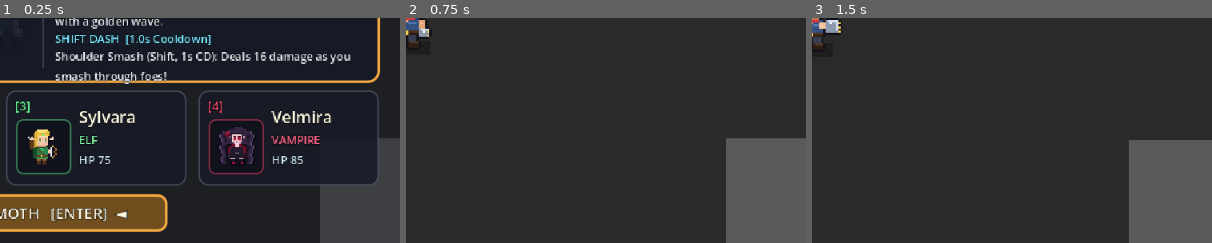
Above: before the commit, frames 1-3 (left to right).
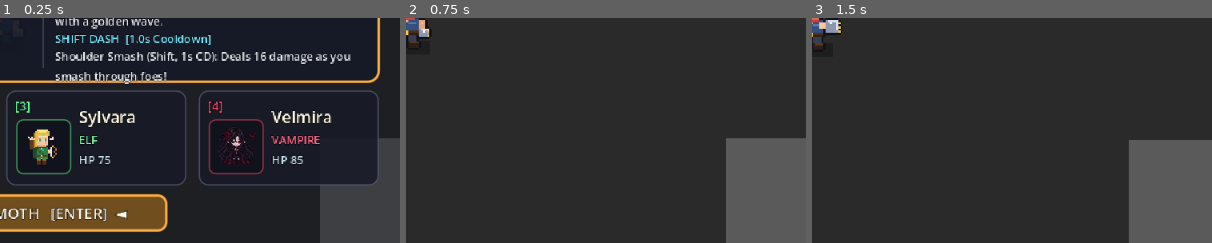
Above: after the commit, the same moments.

Repository: WizardsAcademy/newgame
Game: Godot game, scene res://scenes/main.tscn
The game is run twice, just before and just after one commit, with the same random seed, the same clock (stepped at 60 frames per second) and the same inputs.
Inputs (mouse positions are % of the whole screen's width and height, from its top left):
- Up to frame 1 (0.25 s): no input
- Up to frame 2 (0.75 s): click "► PLAY AS BEHEMOTH [ENTER] ◄" at 0.5 s
- Up to frame 3 (1.5 s): tap Enter at 1.25 s; move the mouse to (72, 45) at 1.27 s; hold D (move_right) from 1.28 s (still down); hold Space (attack) from 1.28 s (still down); click (72, 45) at 1.42 s
The pictures show only the part of the screen within x 50-100%, y 50-100%; the shares and areas given below are measured in that part.

The runs differ from the first frame. In frame 1, 0.8% of the frame differs, in the area x 54-64%, y 48-66%; in frame 2, nothing differs; in frame 3, nothing differs.

Commit message:
Velmira: rebuild from the player's reference at full 96x96
Fourth redesign: the player's own pixel art is embedded as an RLE base
in the generator and recovered at 96x96 (576x96 sheet, same 6-frame
order), instead of a 32x32 redraw. The scene compensates with a 0.28
Visuals scale so her world size and all gameplay numbers are unchanged;
the character-select slicing is now frame-size agnostic. Test suite
30/30 passes with the 576x96 assertion.

Generated by Mistral Vibe.
Co-Authored-By: Mistral Vibe <vibe@mistral.ai>

Diff:
--- a/scenes/player/Shabnam.tscn
+++ b/scenes/player/Shabnam.tscn
@@ -9,27 +9,27 @@
 
 [sub_resource type="AtlasTexture" id="AtlasTexture_frame0"]
 atlas = ExtResource("2_sheet")
-region = Rect2(0, 0, 32, 32)
+region = Rect2(0, 0, 96, 96)
 
 [sub_resource type="AtlasTexture" id="AtlasTexture_frame1"]
 atlas = ExtResource("2_sheet")
-region = Rect2(32, 0, 32, 32)
+region = Rect2(96, 0, 96, 96)
 
 [sub_resource type="AtlasTexture" id="AtlasTexture_frame2"]
 atlas = ExtResource("2_sheet")
-region = Rect2(64, 0, 32, 32)
+region = Rect2(192, 0, 96, 96)
 
 [sub_resource type="AtlasTexture" id="AtlasTexture_frame3"]
 atlas = ExtResource("2_sheet")
-region = Rect2(96, 0, 32, 32)
+region = Rect2(288, 0, 96, 96)
 
 [sub_resource type="AtlasTexture" id="AtlasTexture_frame4"]
 atlas = ExtResource("2_sheet")
-region = Rect2(128, 0, 32, 32)
+region = Rect2(384, 0, 96, 96)
 
 [sub_resource type="AtlasTexture" id="AtlasTexture_frame5"]
 atlas = ExtResource("2_sheet")
-region = Rect2(160, 0, 32, 32)
+region = Rect2(480, 0, 96, 96)
 
 [sub_resource type="Animation" id="Animation_idle"]
 resource_name = "idle"
@@ -116,14 +116,14 @@
 shape = SubResource("RectangleShape2D_body")
 
 [node name="Visuals" type="Sprite2D" parent="."]
-scale = Vector2(0.85, 0.85)
+scale = Vector2(0.28, 0.28)
 texture = SubResource("AtlasTexture_frame0")
 
 [node name="Shadow" type="Sprite2D" parent="Visuals"]
 show_behind_parent = true
 modulate = Color(0, 0, 0, 0.26)
-position = Vector2(0, 14)
-scale = Vector2(1.35, 0.36)
+position = Vector2(0, 42)
+scale = Vector2(4.1, 1.1)
 texture = ExtResource("3_white")
 
 [node name="Dust" type="CPUParticles2D" parent="."]
--- a/scripts/ui/character_select_menu.gd
+++ b/scripts/ui/character_select_menu.gd
@@ -117,16 +117,20 @@
 	subtitle.name = "Subtitle"
 	add_child(subtitle)
 
-	# Slice 32x32 spritesheets once for all 4 heroes
+	# Slice hero spritesheets once for all 4 heroes. The frame width is
+	# derived from the sheet itself, so heroes may mix frame sizes
+	# (e.g. Velmira is 6 x 96 px while the others are 6 x 32 px).
 	for i in CharacterRegistry.CHARACTERS.size():
 		var entry: Dictionary = CharacterRegistry.CHARACTERS[i]
 		var sheet: Texture2D = load(entry["sheet_path"])
 		var fcount: int = int(entry.get("frame_count", 6))
+		var fw: float = float(sheet.get_width()) / float(maxi(fcount, 1))
+		var fh: float = float(sheet.get_height())
 		var frames: Array[AtlasTexture] = []
 		for f in range(fcount):
 			var at := AtlasTexture.new()
 			at.atlas = sheet
-			at.region = Rect2(float(f * 32), 0.0, 32.0, 32.0)
+			at.region = Rect2(float(f) * fw, 0.0, fw, fh)
 			frames.append(at)
 		_atlas_frames.append(frames)
 
--- a/tests/heroes_and_dash_test.gd
+++ b/tests/heroes_and_dash_test.gd
@@ -1,6 +1,6 @@
 extends Node
 ## Headless verification suite for:
-##   1. High-detail 32x32 hero spritesheets & renamed roster (Behemoth, Knight, Sylvara, Velmira)
+##   1. High-detail hero spritesheets & renamed roster (Behemoth, Knight, Sylvara, Velmira)
 ##   2. Tactical Mini-Map (`UI/MiniMap`): NO camera box, directional arrows for far enemies,
 ##      exact map position revealed ONLY when close (`<= enemy_reveal_distance`)!
 ##   3. Shift-Dash rules:
@@ -59,7 +59,7 @@
 
 
 func _run() -> void:
-	print("\n=== Detailed 32x32 Heroes, Knight Shield, Blood Splash, Shift Rules & Proximity Mini-Map Suite ===\n")
+	print("\n=== Detailed Heroes (incl. Velmira 96x96), Knight Shield, Blood Splash, Shift Rules & Proximity Mini-Map Suite ===\n")
 
 	# -----------------------------------------------------------------
 	# 1. 32x32 HIGH-DETAIL SPRITESHEETS & ROSTER
@@ -71,7 +71,7 @@
 	_check_eq("Behemoth spritesheet upgraded to 192x32 (6x 32x32)", tex_behemoth.get_size(), Vector2(192, 32))
 	_check_eq("Knight spritesheet upgraded to 224x32 (7x 32x32 incl. Shield Guard)", tex_knight.get_size(), Vector2(224, 32))
 	_check_eq("Sylvara spritesheet upgraded to 192x32 (6x 32x32)", tex_sylvara.get_size(), Vector2(192, 32))
-	_check_eq("Velmira spritesheet upgraded to 192x32 (6x 32x32)", tex_velmira.get_size(), Vector2(192, 32))
+	_check_eq("Velmira spritesheet is 576x96 (6x 96x96, player's reference full-res)", tex_velmira.get_size(), Vector2(576, 96))
 
 	# -----------------------------------------------------------------
 	# 2. MINI-MAP: NO CAMERA BOX + DIRECTIONAL ARROW WHEN FAR / EXACT SPOT WHEN CLOSE
Binary file changed: assets/textures/player_shabnam.png
Binary file changed: docs/images/velmira_preview.png
Not shown, changed: docs/VAMPIRE_IDLE.md
Not shown, changed: docs/VELMIRA_REDESIGN.md
